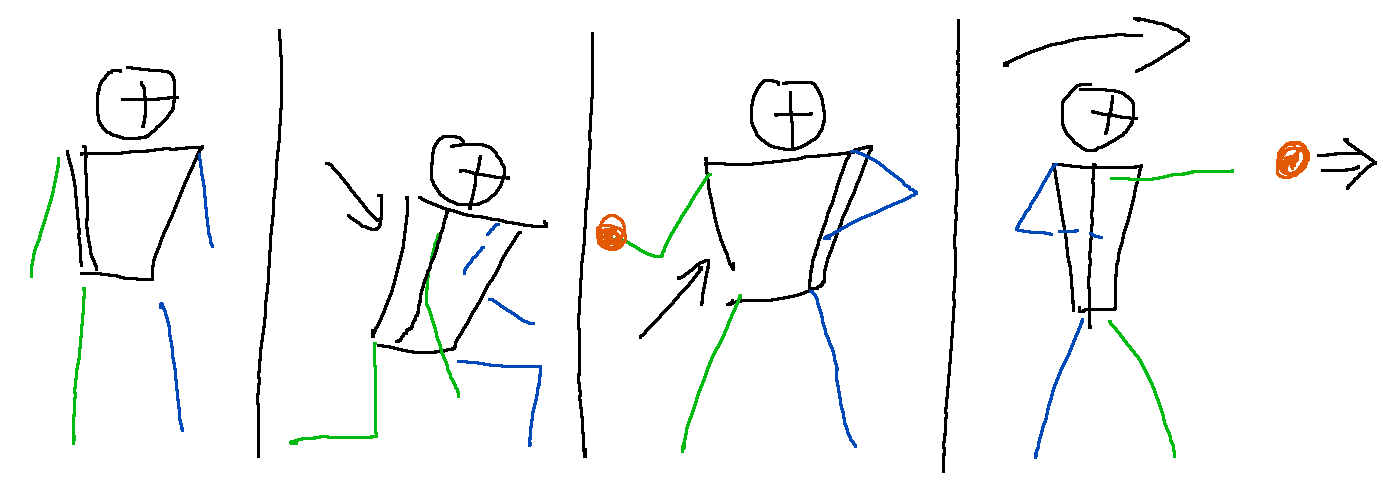
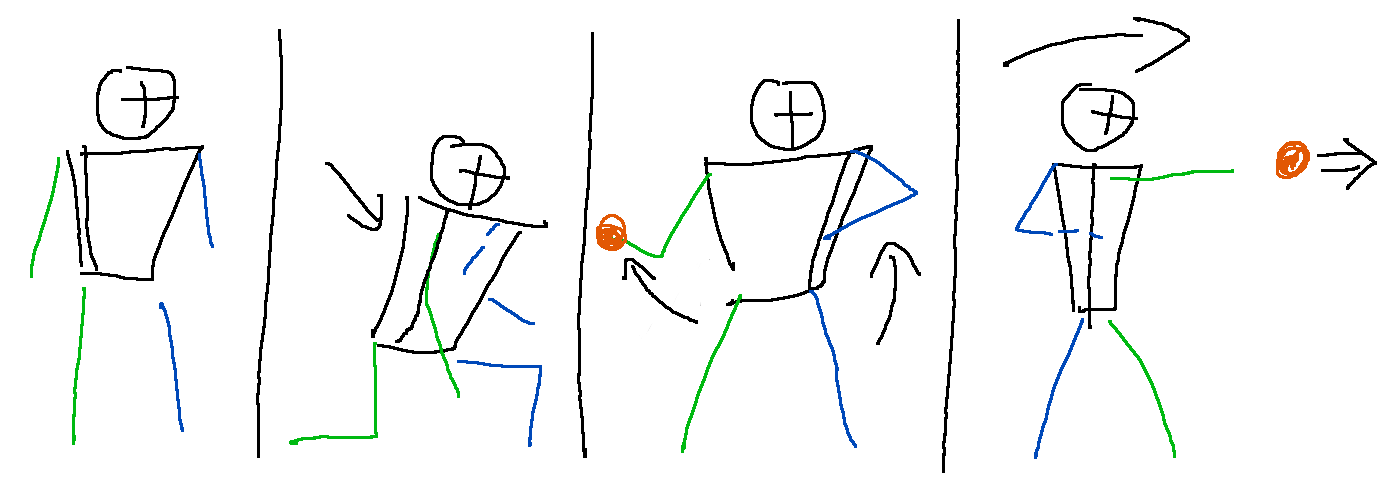
Layered file, before and after one edit (1383x480). Changes by layer:
painted on "Sfondo" over [622, 242, 921, 345]
